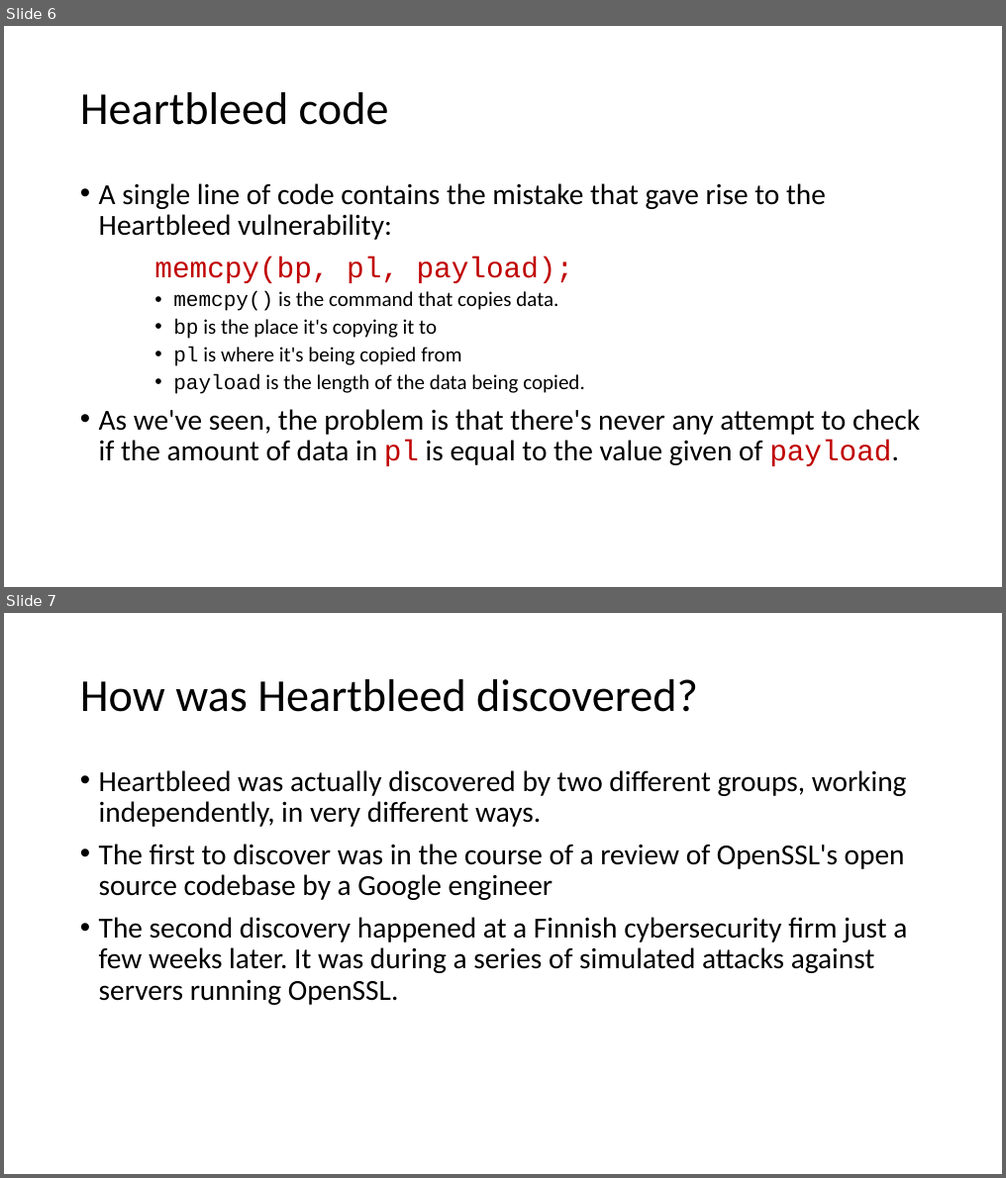
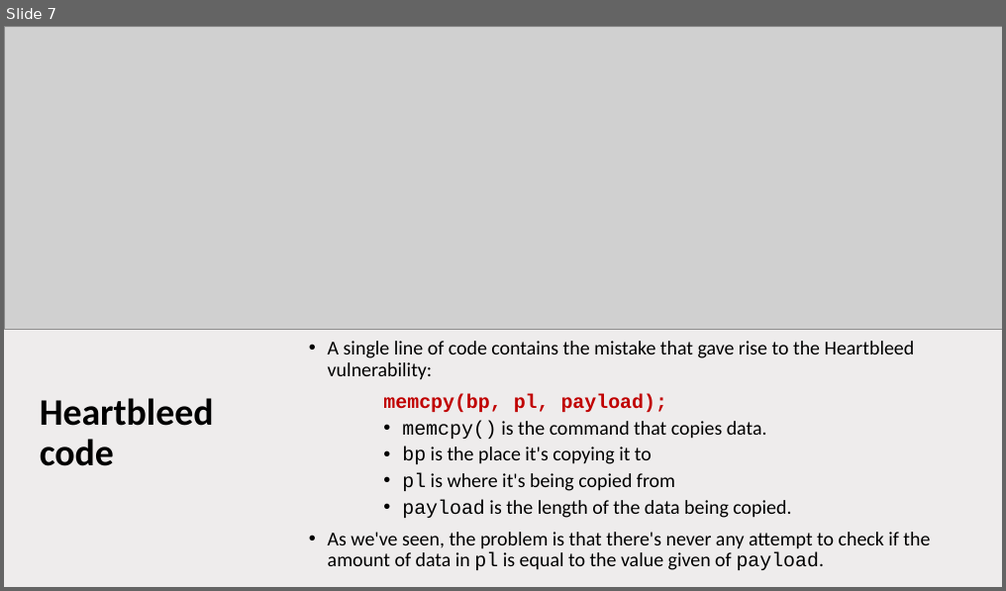
Before and after one commit to j2695203/MSDGithubRepo, a slide deck: my6014Repo/Presentation_Heartbleed.pptx. Shown one above the other, each under a label of ours: slides 6 and 7 before the commit, slide 7 after it. The pictures are 1006x1178 and 1006x591 pixels, drawn with LibreOffice and Linux fonts; fonts in the diff are those of the drawing; grey boxes stand for pictures. Boxes give left, top, right and bottom in pixels: in the first picture for what was removed or moved away, otherwise in the second. Text is boxed around its words. In the diff, an @@ line names an element or a change of style, - is before the commit and + after.

```diff
--- a/my6014Repo/Presentation_Heartbleed.pptx
+++ b/my6014Repo/Presentation_Heartbleed.pptx
@@ slide 7 removed at <box>4,613,1002,1174</box>, background #FFFFFF @@
@@ title removed at <box>80,679,698,712</box> @@
-How was Heartbleed discovered?
@@ text removed at <box>99,770,907,1005</box> @@
-• Heartbleed was actually discovered by two different groups, working independently, in very different ways.
-• The first to discover was in the course of a review of OpenSSL's open source codebase by a Google engineer
-• The second discovery happened at a Finnish cybersecurity firm just a few weeks later. It was during a series of simulated attacks against servers running OpenSSL.
@@ what was slide 6 is now slide 7 @@
@@ slide 7 changed as well @@
@@ background #FFFFFF to #EAE7E7 at 78% opacity @@
@@ picture added at <box>4,26,1002,330</box> @@
@@ title "Heartbleed code": place and size @@
-title "Heartbleed code" at <box>80,92,389,125</box>
+title "Heartbleed code" at <box>40,398,214,467</box>
@@ title "Heartbleed code" at <box>40,398,214,467</box>: size 44 to 36 pt, bold on @@
@@ text "A single line of code ...": place and size @@
-text "A single line of code ..." at <box>99,183,920,467</box>
+text "A single line of code ..." at <box>328,341,930,570</box>
@@ text "A single line of code ..." at <box>328,341,930,570</box>: size 28 to 19 pt in "A single line of code contains the ...", "memcpy(bp, pl, payload);", "As we've seen, the problem is that ..."; bold on in "memcpy(bp, pl, payload);"; size 20 to 19 pt in "memcpy() is the command that copies data.", "bp is the place it's copying it ...", "pl is where it's being copied from", "payload is the length of the data ..."; text colour #C00000 to #000000 in "pl payload."; vertical alignment top to middle @@
```
Also in this commit, not shown: 5 other slides changed, 3 slides added, 1 other slide removed, 15 other files.
